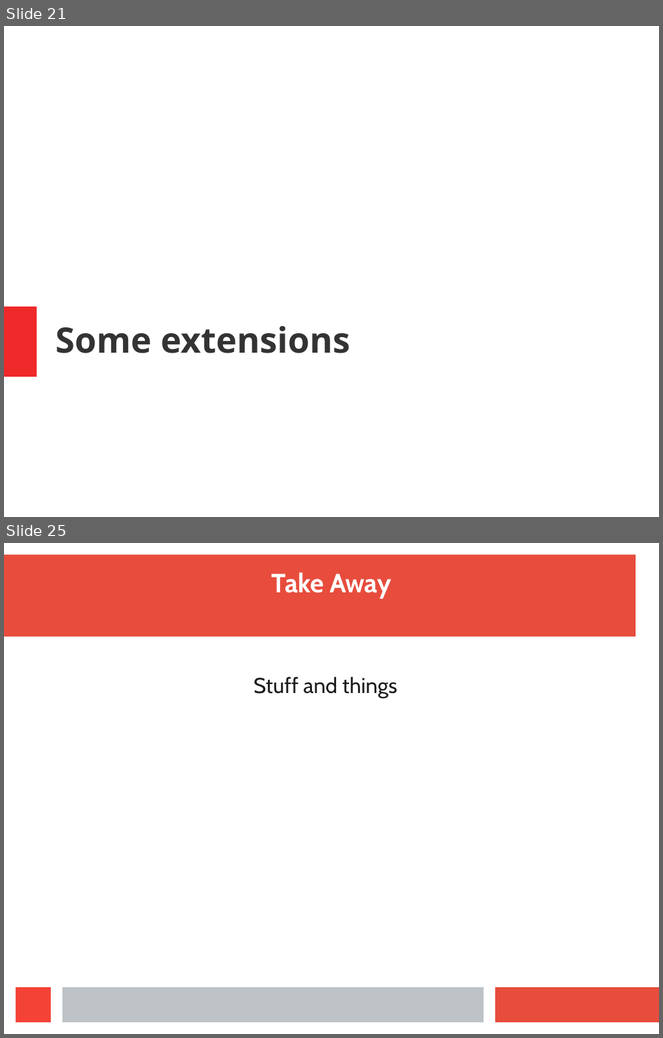
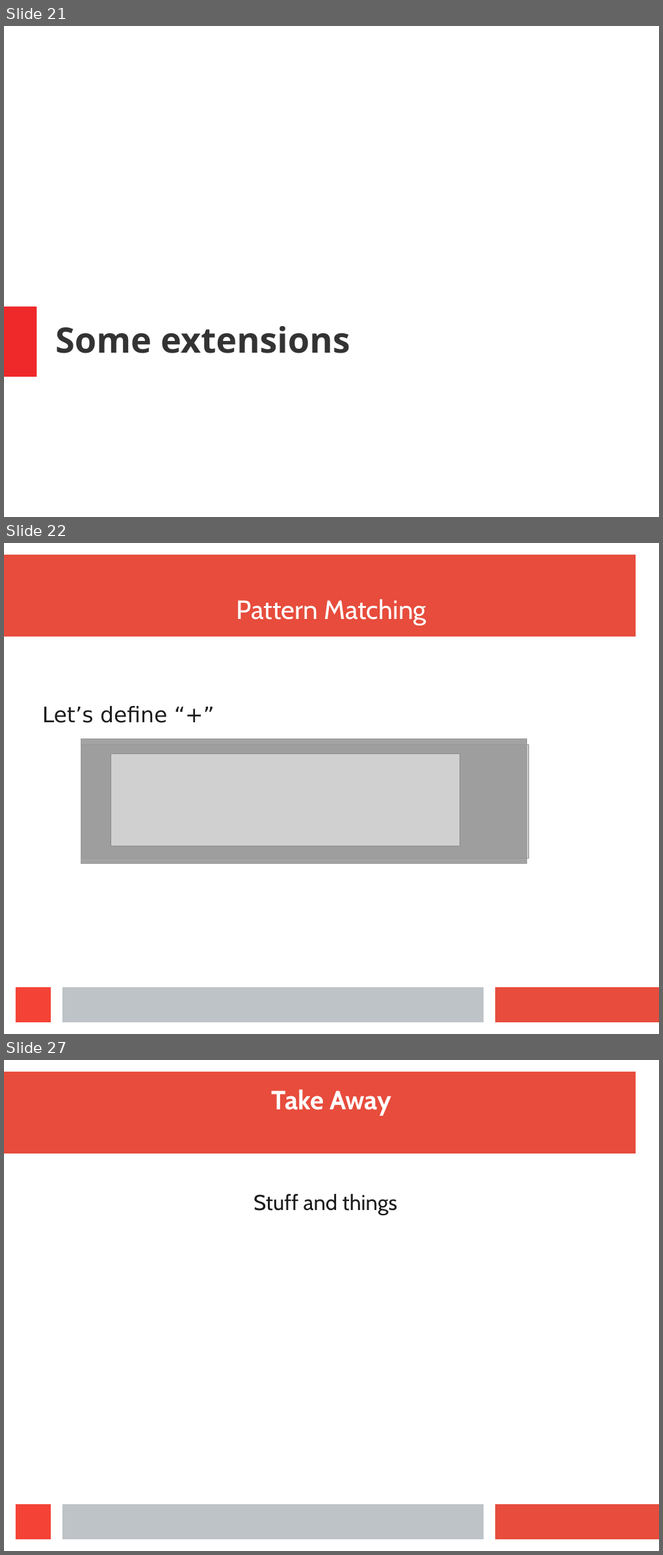
Before and after one commit to wilbowma/cur, a slide deck: hope-2016/slides.odp. Shown one above the other, each under a label of ours: slides 21 and 25 before the commit, slides 21, 22 and 27 after it; the slides between them are not shown. The pictures are 663x1038 and 663x1555 pixels, drawn with LibreOffice and Linux fonts; fonts in the diff are those of the drawing; grey boxes stand for pictures. Boxes give left, top, right and bottom in pixels: in the first picture for what was removed or moved away, otherwise in the second. Text is boxed around its words. In the diff, an @@ line names an element or a change of style, - is before the commit and + after.

Commit message:
Added match example to talk

```diff
--- a/hope-2016/slides.odp
+++ b/hope-2016/slides.odp
@@ slide 22 added at (x1=4, y1=543, x2=659, y2=1034), background #FFFFFF; not listed: 4 template elements that a slide beside it also shows @@
@@ title added at (x1=237, y1=599, x2=426, y2=626), 32 pt, text #FFFFFF @@
+Pattern Matching
@@ text added at (x1=42, y1=706, x2=167, y2=723), 26 pt, text #1C1C1C @@
+Let’s define “+”
@@ picture added at (x1=81, y1=745, x2=529, y2=859) @@
@@ rectangle added at (x1=81, y1=739, x2=527, y2=864), fill #999999 at 90% opacity, outline #999999 0 pt @@
@@ picture added at (x1=111, y1=754, x2=460, y2=846) @@
@@ what was slide 25 is now slide 27 @@
```
Also in this commit, not shown: 6 slides changed, 2 other slides added, 1 slide removed, 1 other file.
